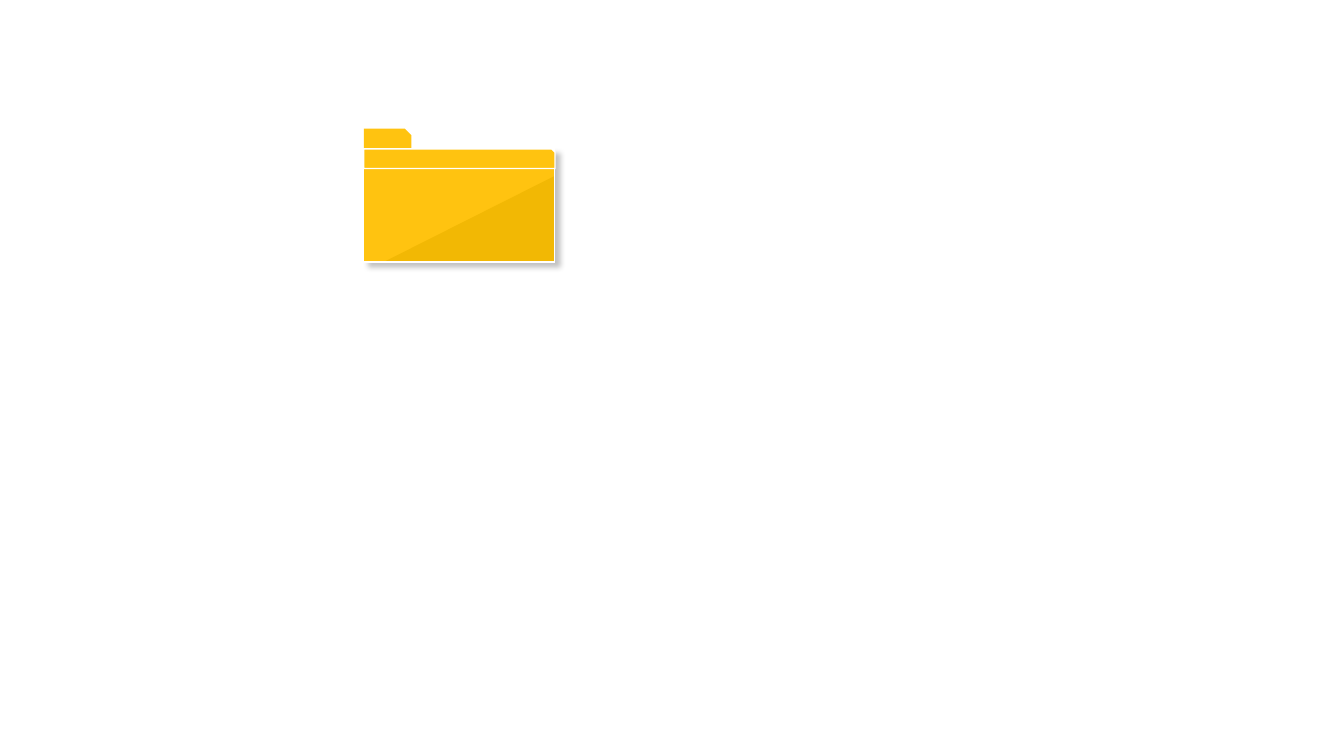
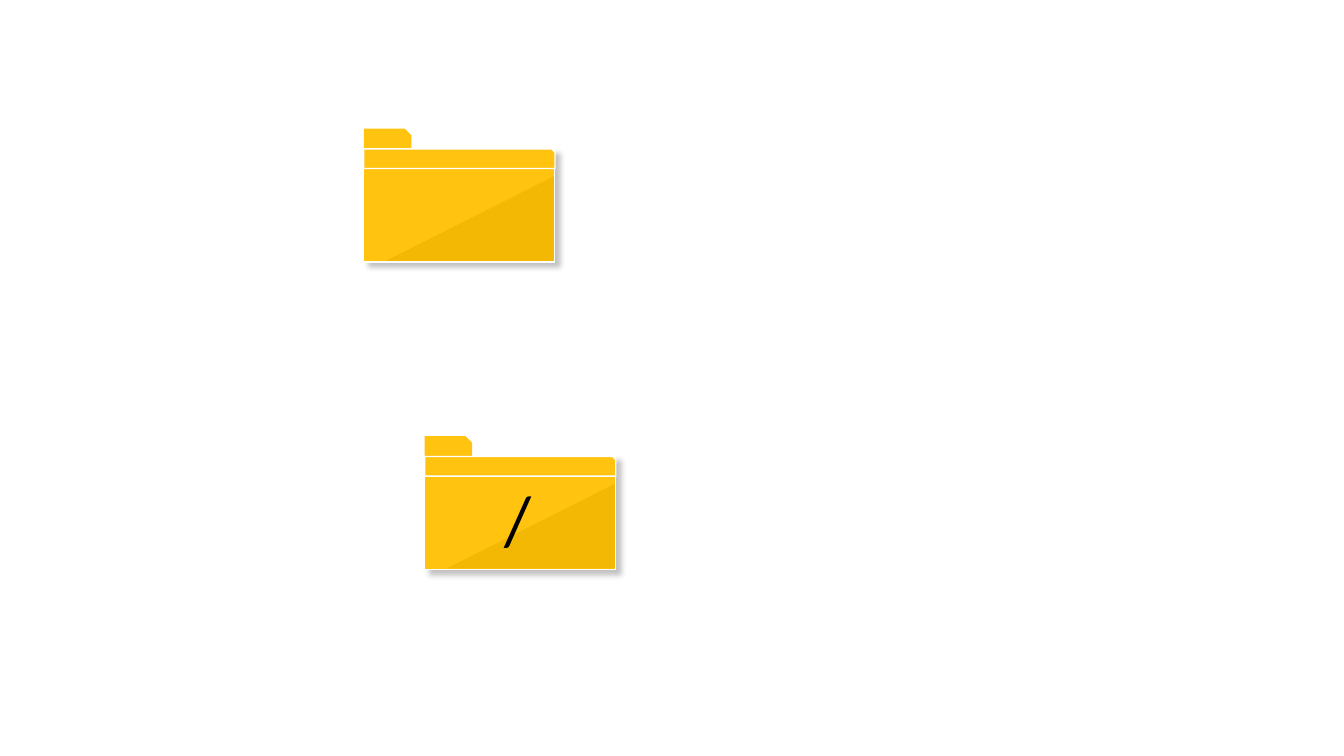
Before and after one commit to reallyrehan/flask-fileexplorer, a slide deck: slide 1 of icons.pptx. Drawn at 1344x756 pixels with LibreOffice and Linux fonts; fonts in the diff are those of the drawing. Boxes give left, top, right and bottom in pixels: in the first picture for what was removed or moved away, otherwise in the second. Text is boxed around its words. In the diff, an @@ line names an element or a change of style, - is before the commit and + after.

```diff
--- a/icons.pptx
+++ b/icons.pptx
@@ group added at [424, 437, 616, 570]: 2 snip rects, 1 rectangle, 1 right triangle, 1 text @@
+/
```
Also in this commit, not shown: 3 other files.
